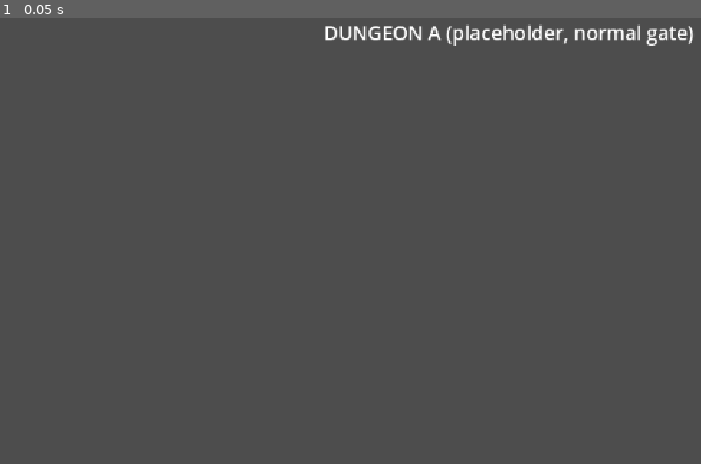
Above: before the commit, frame 1.
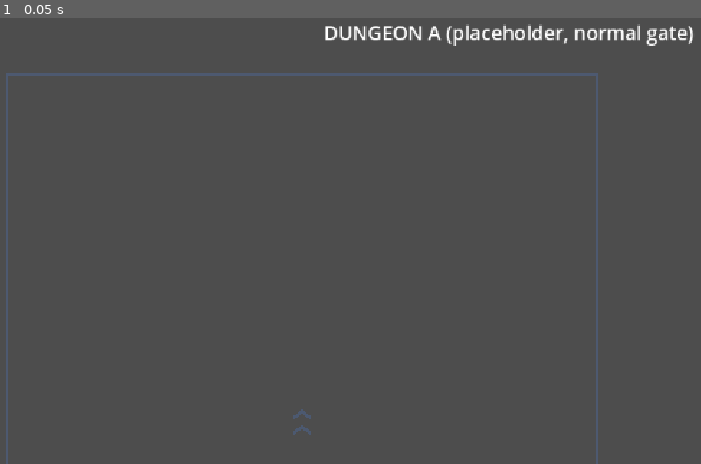
Above: after the commit, the same moment.

Repository: BestestGameStudio/gangU
Game: Godot game, scene res://scenes/dungeon_a.tscn
The game is run twice, just before and just after one commit, with the same random seed, the same clock (stepped at 60 frames per second) and the same inputs. This scene is started directly instead of the project's main scene.
Inputs:
- Up to frame 1 (0.05 s): no input

The runs differ from the first frame. In frame 1, 1.1% of the frame differs, in the area x 0-86%, y 12-100%.

Commit message:
[95] DungeonA background decor: arena frame + spawn chevrons (cool slate)

Diff:
--- a/scenes/dungeon_a.tscn
+++ b/scenes/dungeon_a.tscn
@@ -5,6 +5,47 @@
 [ext_resource type="Resource" uid="uid://bgangurdemotable" path="res://resources/rewards/demo_table.tres" id="3_table"]
 
 [node name="DungeonA" type="Node2D"]
+
+[node name="Background" type="Node2D" parent="."]
+z_index = -50
+
+[node name="ArenaFrameTop" type="ColorRect" parent="Background"]
+offset_left = 150.0
+offset_top = 84.0
+offset_right = 1002.0
+offset_bottom = 88.0
+color = Color(0.30, 0.35, 0.44, 1)
+
+[node name="ArenaFrameBottom" type="ColorRect" parent="Background"]
+offset_left = 150.0
+offset_top = 652.0
+offset_right = 1002.0
+offset_bottom = 656.0
+color = Color(0.30, 0.35, 0.44, 1)
+
+[node name="ArenaFrameLeft" type="ColorRect" parent="Background"]
+offset_left = 150.0
+offset_top = 84.0
+offset_right = 154.0
+offset_bottom = 656.0
+color = Color(0.30, 0.35, 0.44, 1)
+
+[node name="ArenaFrameRight" type="ColorRect" parent="Background"]
+offset_left = 998.0
+offset_top = 84.0
+offset_right = 1002.0
+offset_bottom = 656.0
+color = Color(0.30, 0.35, 0.44, 1)
+
+[node name="SpawnChevron1" type="Polygon2D" parent="Background"]
+position = Vector2(576, 596)
+color = Color(0.30, 0.35, 0.44, 1)
+polygon = PackedVector2Array(-12, -11, 0, -21, 12, -11, 12, -17, 0, -27, -12, -17)
+
+[node name="SpawnChevron2" type="Polygon2D" parent="Background"]
+position = Vector2(576, 618)
+color = Color(0.30, 0.35, 0.44, 1)
+polygon = PackedVector2Array(-12, -11, 0, -21, 12, -11, 12, -17, 0, -27, -12, -17)
 
 [node name="TitleLayer" type="CanvasLayer" parent="."]
 layer = 2
